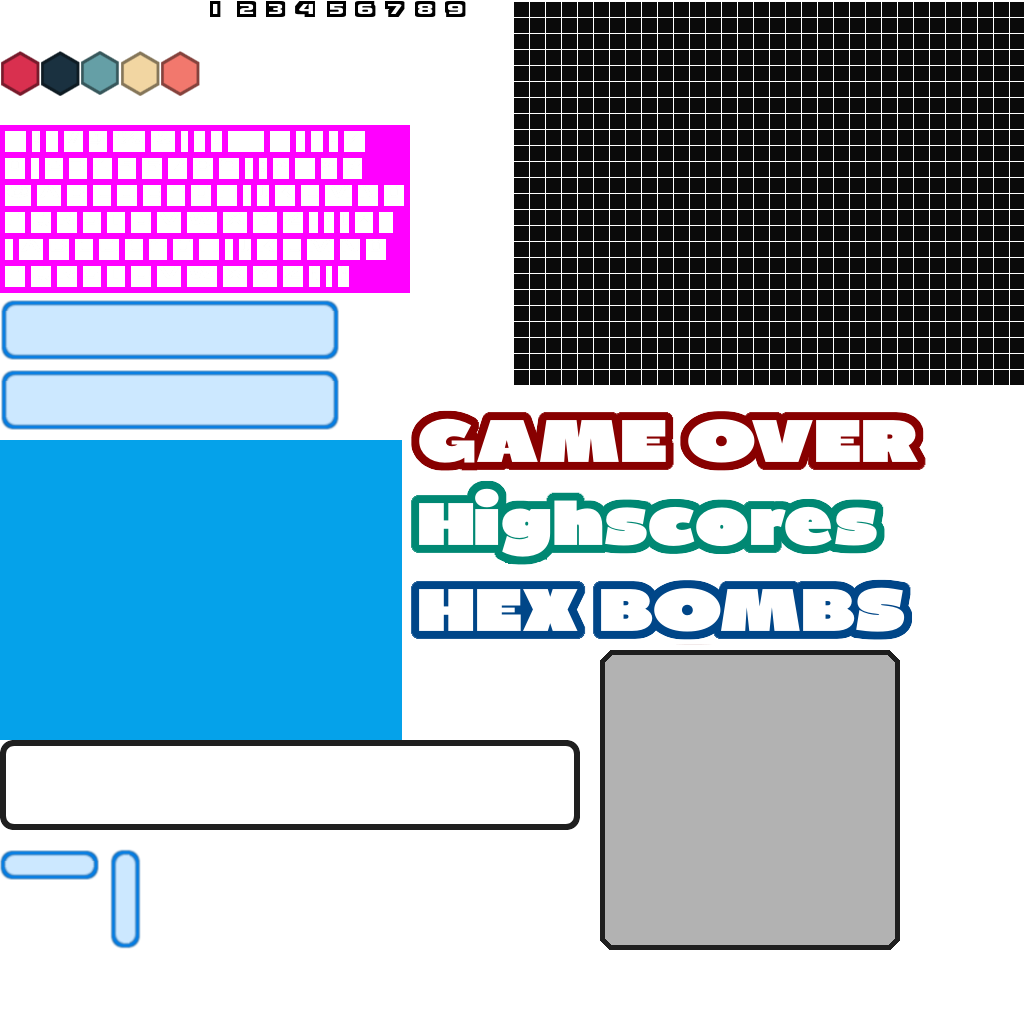
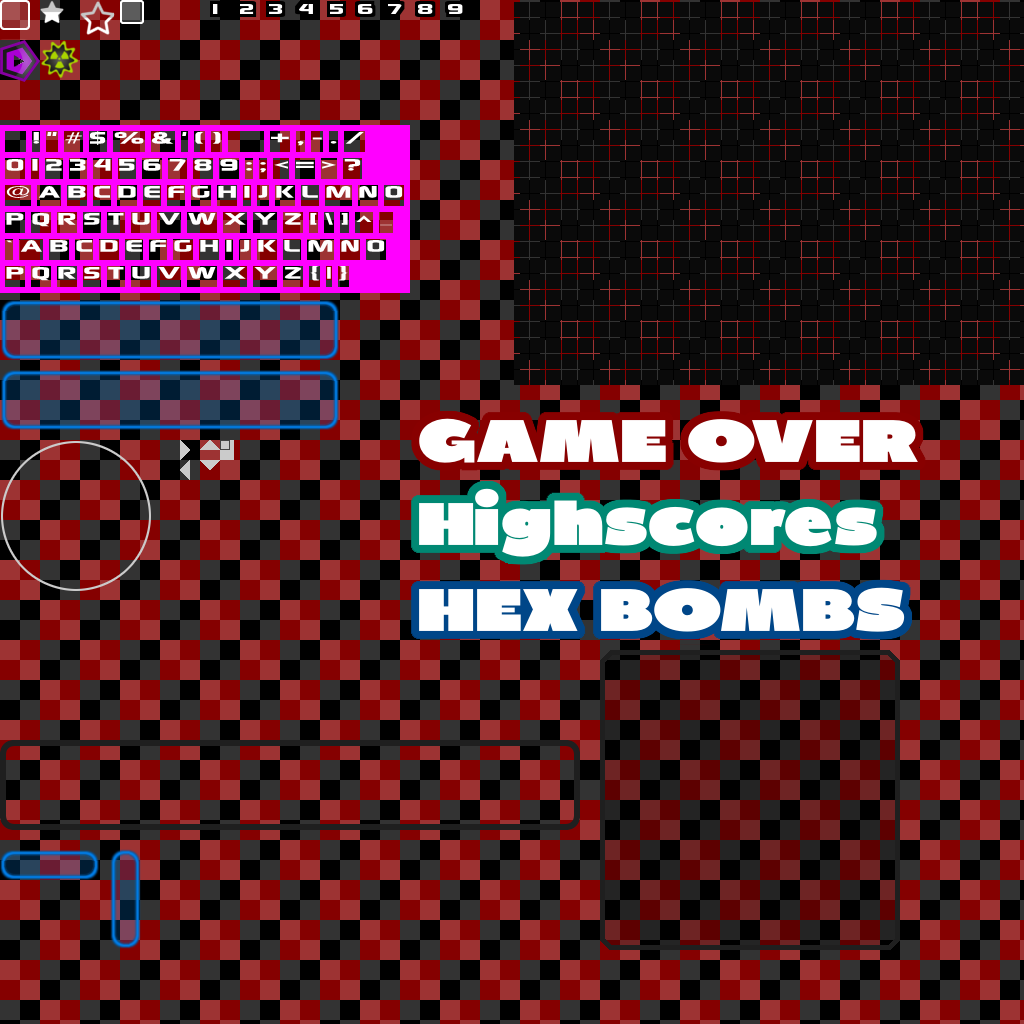
Layer changes from the first 1024×1024 image to the second:
added layer "Ebene #16" (20%) above "Ebene #15" over [0,0,142,39]
added layer "Ebene #15" above "Ebene" over [0,0,144,82]
painted on "Ebene #7" over [0,0,402,740]
added layer "Ebene #17" above "Hintergrund" over [0,0,1024,1024]
